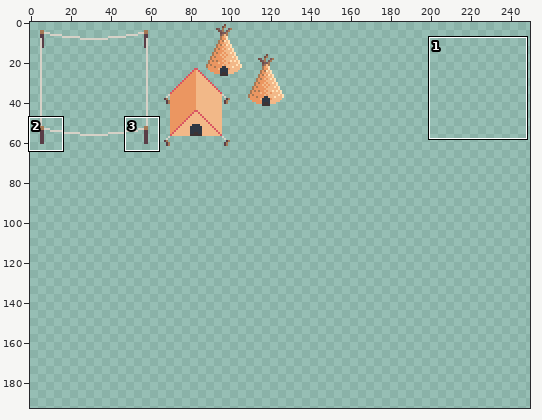
File history of a pixel-art file, Assets/Art/Textures/Tilemap/Buildings.aseprite. Above: a wide view before the commit, with the close-up outlined.
Close-up. Before the edit:
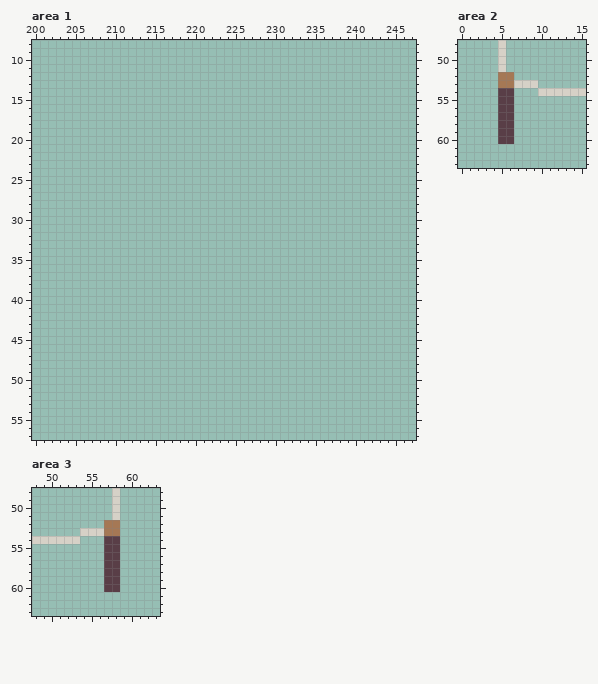
256x256 pixels, 1 frame. Shown: area 1: x 200..247, y 8..57; area 2: x 0..15, y 48..63; area 3: x 48..63, y 48..63. The wide view leaves out empty margins. The commit also changed other parts of the picture, which this record leaves out.
And afterwards:
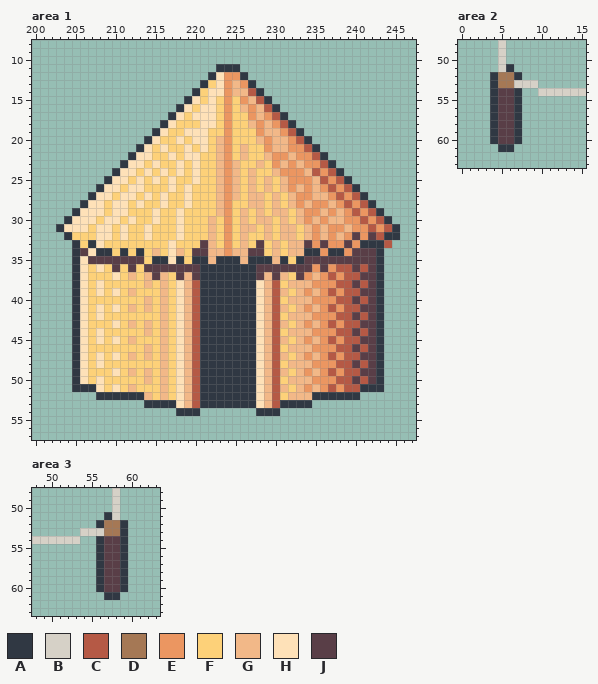
Palette (. is transparent): A #303843  B #d6d1c7  C #b55945  D #a57855  E #eb9661  F #fdd179  G #f2b888  H #fee1b8  J #593e47
The exact change:
Area 1:
y 11: x 223..225 ... -> AAA
y 12: x 222..226 ..... -> AHEEA
y 13: x 221..227 ....... -> AFHEGEA
y 14: x 220..228 ......... -> AFHHEGGCA
y 15: x 219..229 ........... -> AHFHFEFEGCA
y 16: x 218..230 ............. -> AHFHHFEFGEGCA
y 17: x 217..231 ............... -> AHFHHHFEFFEGECA
y 18: x 216..232 ................. -> AHFFFHHFEFFGEGECA
y 19: x 215..233 ................... -> AHFFHHHFFEFFFEGGECA
y 20: x 214..234 ..................... -> AHFFHFHHFGEFFFGEGGECA
y 21: x 213..235 ....................... -> AHFHFFHFHFGEFGFFEGGEECA
y 22: x 212..236 ......................... -> AHHFFHFHHFFGEFGFFGEEGEECA
y 23: x 211..237 ........................... -> AHHFHFFHFHFFGEGFFGFEGEGEECA
y 24: x 210..238 ............................. -> AHHFHFHFHFHFFGEGFGFFGEEEGCECA
y 25: x 209..239 ............................... -> AHHFHFHFHFFHFFGEGFGFGFGEEEGCECA
y 26: x 208..240 ................................. -> AHHFHHFFFHFHFFFGEGFGFGFGEGEGECECA
y 27: x 207..241 ................................... -> AHHFHHFHFHFFHFFFGEGFGGFGFGEEGGECECA
y 28: x 206..242 ..................................... -> AHHFHHFHFFHFFHFFFGEFFGGFGFGEGEEGECECA
y 29: x 205..243 ....................................... -> AHHHFHHFFFHFFHFFFFGEFGFGFGGFGEEGEGECECA
y 30: x 204..244 ......................................... -> AHHHFHHFHFFHFFHFFFGFEFGFGGFGFGEGEGGEECECA
y 31: x 203..245 ........................................... -> AHHHFHHFHFFHFFFHFFFGFEFGGFGFGGFGEGEEGEECECA
y 32: x 204..245 .......................................... -> AFFFHHFHFFHFFFHFFFGFEFGFFGFGGFGEGEGEJEJCAA
y 33: x 205..244 ........................................ -> AFAHFFFFFFFFHFFFJGFEFGFJFGFGGJEJEEJEAAAC
y 34: x 205..243 ....................................... -> AJHAAFAFAFGFHGFJJGGEGGJJFGFGGAAEAAEJJJA
y 35: x 205..243 ....................................... -> AHJJJJJJJFAAHAFAAGAAAGAAAGAFAJJJJJJJJJA
y 36: x 205..243 ....................................... -> AHFHFJFJFJJJJJJJAAAAAAAJJJJJJJEJECCJCJA
y 37: x 205..243 ....................................... -> AHFFFHFGFGJGFJGJAAAAAAAJGJGFJEGECECCJJA
y 38: x 205..243 ....................................... -> AHFHFFFFFGFGFHGCAAAAAAAHGCFGGGEEECCJCJA
y 39: x 205..243 ....................................... -> AHFHFHFGFFFGFHGCAAAAAAAHGCGFGEGECECCJJA
y 40: x 205..243 ....................................... -> AHFFFFFFFGFGFHGCAAAAAAAHGCFGGGEEECCJCJA
y 41: x 205..243 ....................................... -> AHFHFHFGFGFGFHGCAAAAAAAHGCGFGEGECECCJJA
y 42: x 205..243 ....................................... -> AHFHFFFFFFFGFHGCAAAAAAAHGCFGGGEEECCJCJA
y 43: x 205..243 ....................................... -> AHFFFHFGFGFGFHGCAAAAAAAHGCGFGEGECECCJJA
y 44: x 205..243 ....................................... -> AHFHFFFFFGFGFHGCAAAAAAAHGCFGGGEEECCJCJA
y 45: x 205..243 ....................................... -> AHFHFHFGFFFGFHGCAAAAAAAHGCGFGEGECECCJJA
y 46: x 205..243 ....................................... -> AHFFFFFFFGFGFHGCAAAAAAAHGCFGGGEEECCJCJA
y 47: x 205..243 ....................................... -> AHFHFHFGFGFGFHGCAAAAAAAHGCGFGEGECECCJJA
y 48: x 205..243 ....................................... -> AHFHFFFFFFFGFHGCAAAAAAAHGCFGGGEEECCJCJA
y 49: x 205..243 ....................................... -> AHFFFHFGFGFGFHGCAAAAAAAHGCGFGEGECECCJJA
y 50: x 205..243 ....................................... -> AHFHFFFFFGFGFHGCAAAAAAAHGCFGGGEEECCJCJA
y 51: x 205..243 ....................................... -> AAAHFHFGFFFGFHGCAAAAAAAHGCGFGEGECECCAAA
y 52: x 208..240 ................................. -> AAAAAAGFGFHGCAAAAAAAHGCFGGGAAAAAA
y 53: x 214..234 ..................... -> AAAAHGCAAAAAAAHGCAAAA
y 54: x 218..220 ... -> AAA; x 228..230 ... -> AAA
Area 2:
y 51: x 6 . -> A
y 52: x 4 . -> A; x 7 . -> A
y 53: x 4 . -> A
y 54..60: x 4 . -> A; x 7 . -> A
y 61: x 5..6 .. -> AA
Area 3:
y 51: x 57 . -> A
y 52: x 56 . -> A; x 59 . -> A
y 53: x 59 . -> A
y 54..60: x 56 . -> A; x 59 . -> A
y 61: x 57..58 .. -> AA
